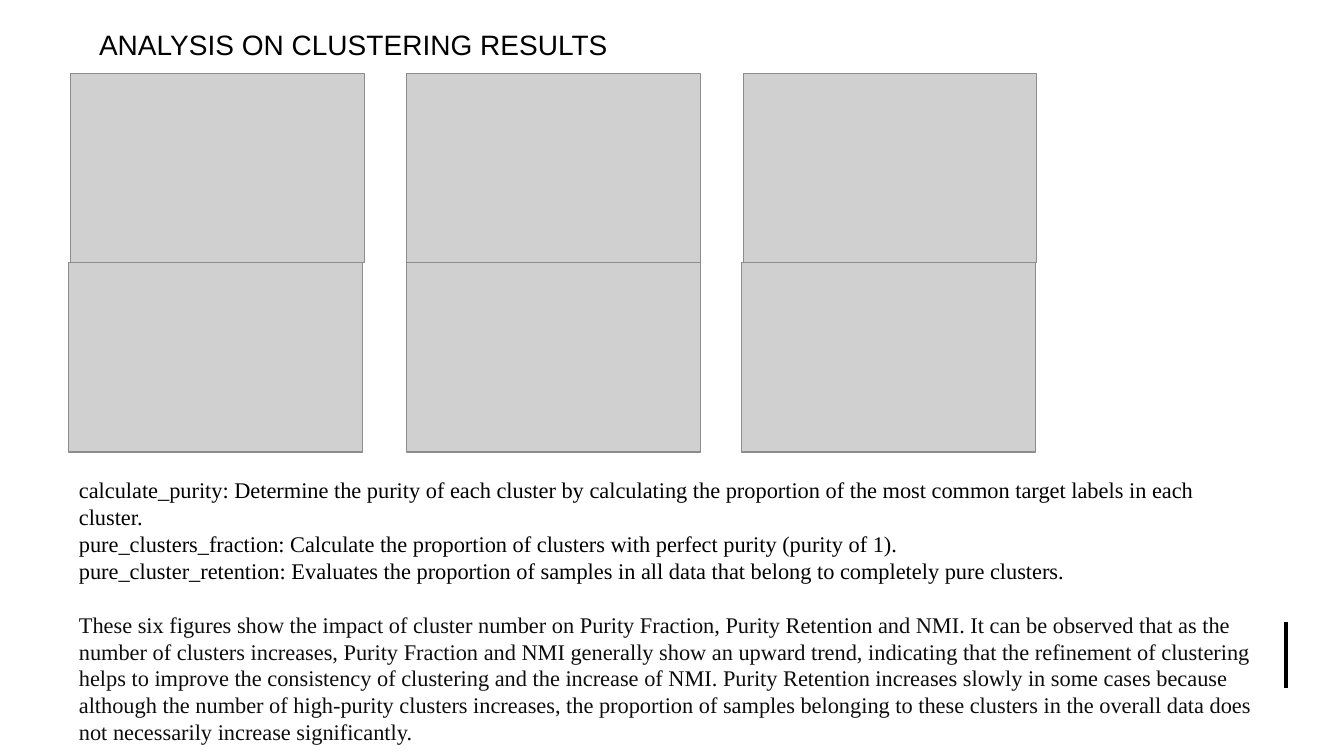
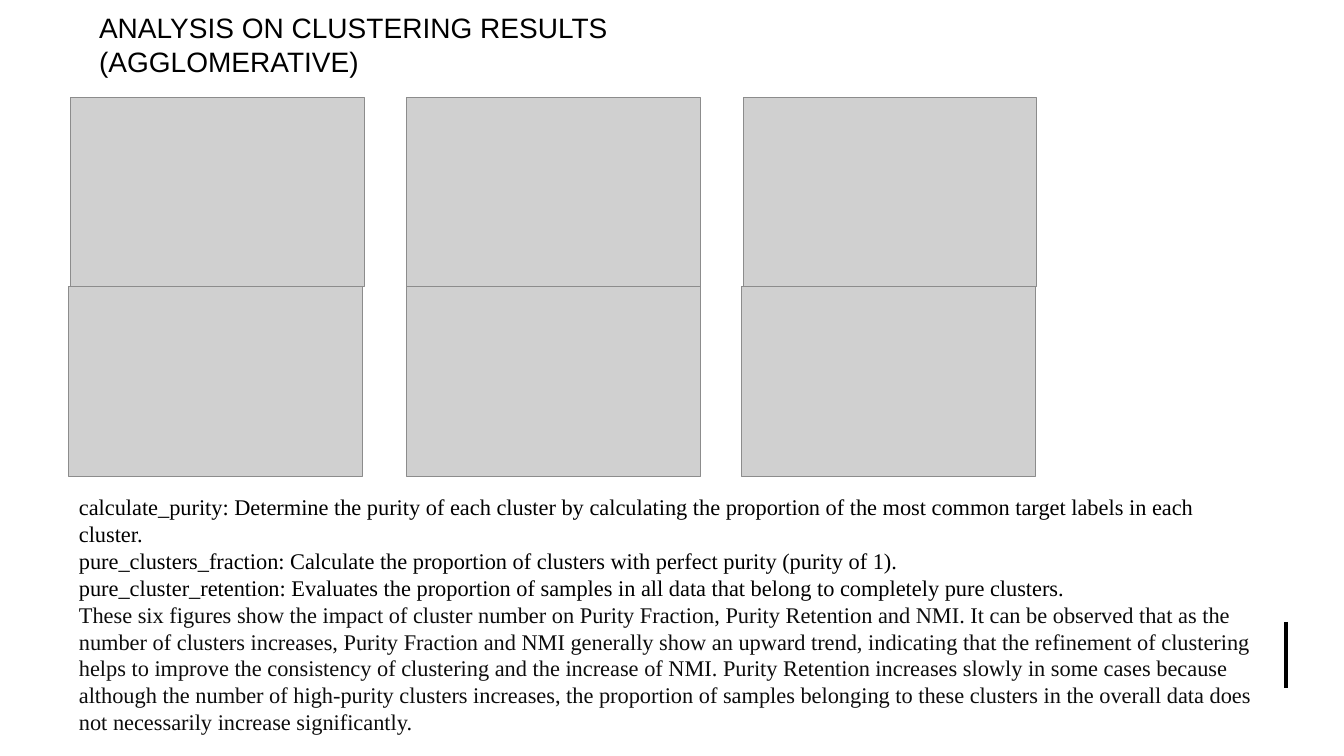
Before and after one commit to UoB-DSMP-2023-24/dsmp-2024-group4, a slide deck: slide 15 of summative presentation/Summative Oral Presentation-Group 4.pptx (slide 11 before the commit). Drawn at 1344x756 pixels with LibreOffice and Linux fonts; fonts in the diff are those of the drawing; grey boxes stand for pictures. Boxes give left, top, right and bottom in pixels: in the first picture for what was removed or moved away, otherwise in the second. Text is boxed around its words. In the diff, an @@ line names an element or a change of style, - is before the commit and + after.

```diff
--- a/summative presentation/Summative Oral Presentation-Group 4.pptx
+++ b/summative presentation/Summative Oral Presentation-Group 4.pptx
@@ title at (99, 18, 607, 77): text changed @@
-ANALYSIS ON CLUSTERING RESULTS
+ANALYSIS ON CLUSTERING RESULTS (AGGLOMERATIVE)
@@ 6 pictures: place and size @@
-6 pictures at (69, 74, 1037, 453)
+6 pictures at (69, 98, 1037, 477)
@@ text "calculate_purity: Determine the purity of ..." rewrapped from (79, 482, 1251, 745) to (79, 499, 1251, 735) @@
```
Also in this commit, not shown: 2 other slides changed, 17 slides added, 8 slides removed, 1 other file.
